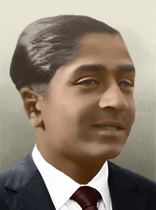
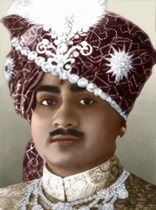
Before/after of a 156 × 210 layered artwork. What changed in the layer stack:
renamed "Заливка цветом 4" to "Заливка цветом 7", painted on it over [57,77,104,210]
renamed "Заливка цветом 3" to "Слой 7", opacity 100% → 20%, blend soft light → normal, painted on it, unmasked it over [0,101,156,210]
renamed "Заливка цветом 2" to "Заливка цветом 6", painted on it over [0,0,144,112]
renamed "Слой 5" to "Слой 6", opacity 100% → 30%, blend normal → hue, moved it above "Слой 5", painted on it over [47,131,84,148]
renamed "Слой 8" to "Слой 5", opacity 20% → 10%, moved it above "Слой 4", painted on it over [34,118,128,171]
removed layer "Слой 7" (was hue, 10%) over [73,105,136,161]
removed layer "Слой 6" (was hue, 20%) over [41,82,146,154]
"Слой 4": opacity 100% → 20%, blend normal → hue, moved it above "Заливка цветом 5", painted on it over [0,14,156,210]
renamed "Заливка цветом 1" to "Заливка цветом 5", blend color → soft light, painted on it over [0,0,156,210]
added layer "Заливка цветом 4" (soft light) above "Заливка цветом 3" over [0,4,156,183]
added layer "Заливка цветом 3" (soft light) above "Заливка цветом 2" over [0,148,156,210]
added layer "Заливка цветом 2" (color) above "Заливка цветом 1" over [30,79,91,142]
added layer "Заливка цветом 1" (color) above "Слой 2" over [28,71,138,178]
renamed "Слой 9" to "Слой 2", opacity 20% → 100%, blend color → normal, moved it above "Слой 1", painted on it over [0,0,156,210]
removed layer "Заливка цветом 6" (was color) over [83,78,131,89]
removed layer "Заливка цветом 5" (was soft light) over [96,124,122,133]
